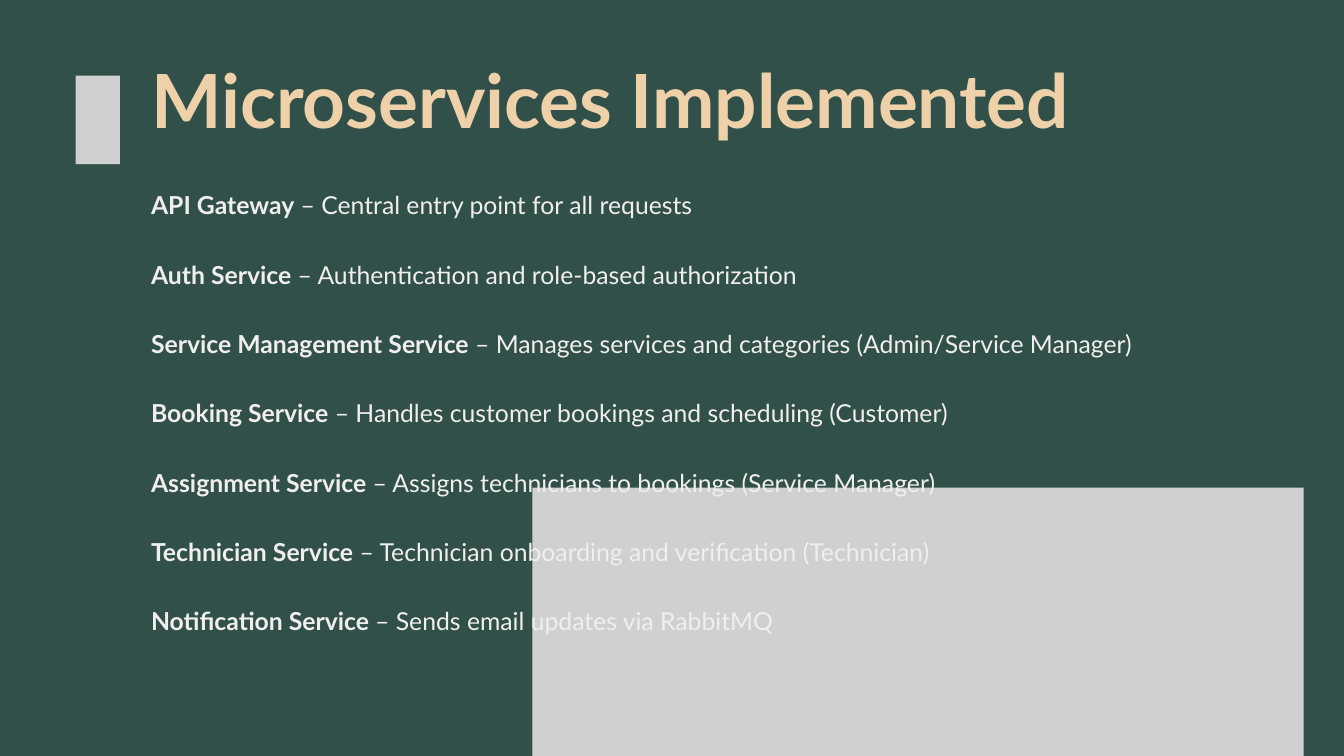
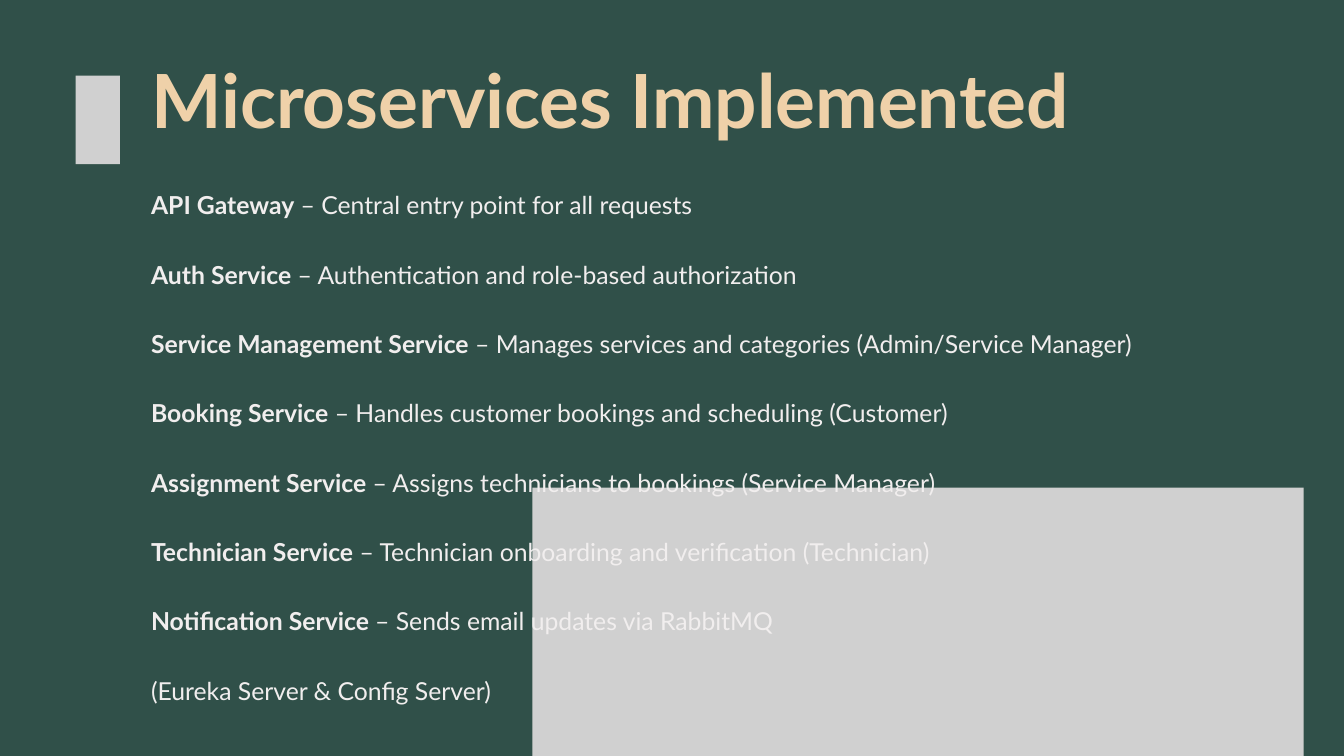
Before and after one commit to NaynaBisht/Capstone-Service-Management_backend, a slide deck: slide 4 of Service Management System - Nayna Bisht.pptx. Drawn at 1344x756 pixels with LibreOffice and Linux fonts; fonts in the diff are those of the drawing; grey boxes stand for pictures. Boxes give left, top, right and bottom in pixels: in the first picture for what was removed or moved away, otherwise in the second. Text is boxed around its words. In the diff, an @@ line names an element or a change of style, - is before the commit and + after.

Commit message:
Diagrams, jenkins pipeline & other Configuration files

```diff
--- a/Service Management System - Nayna Bisht.pptx
+++ b/Service Management System - Nayna Bisht.pptx
@@ text at [151,681,491,705]: paragraph added @@
+(Eureka Server & Config Server)
```
Also in this commit, not shown: 5 slides added, 26 other files.
